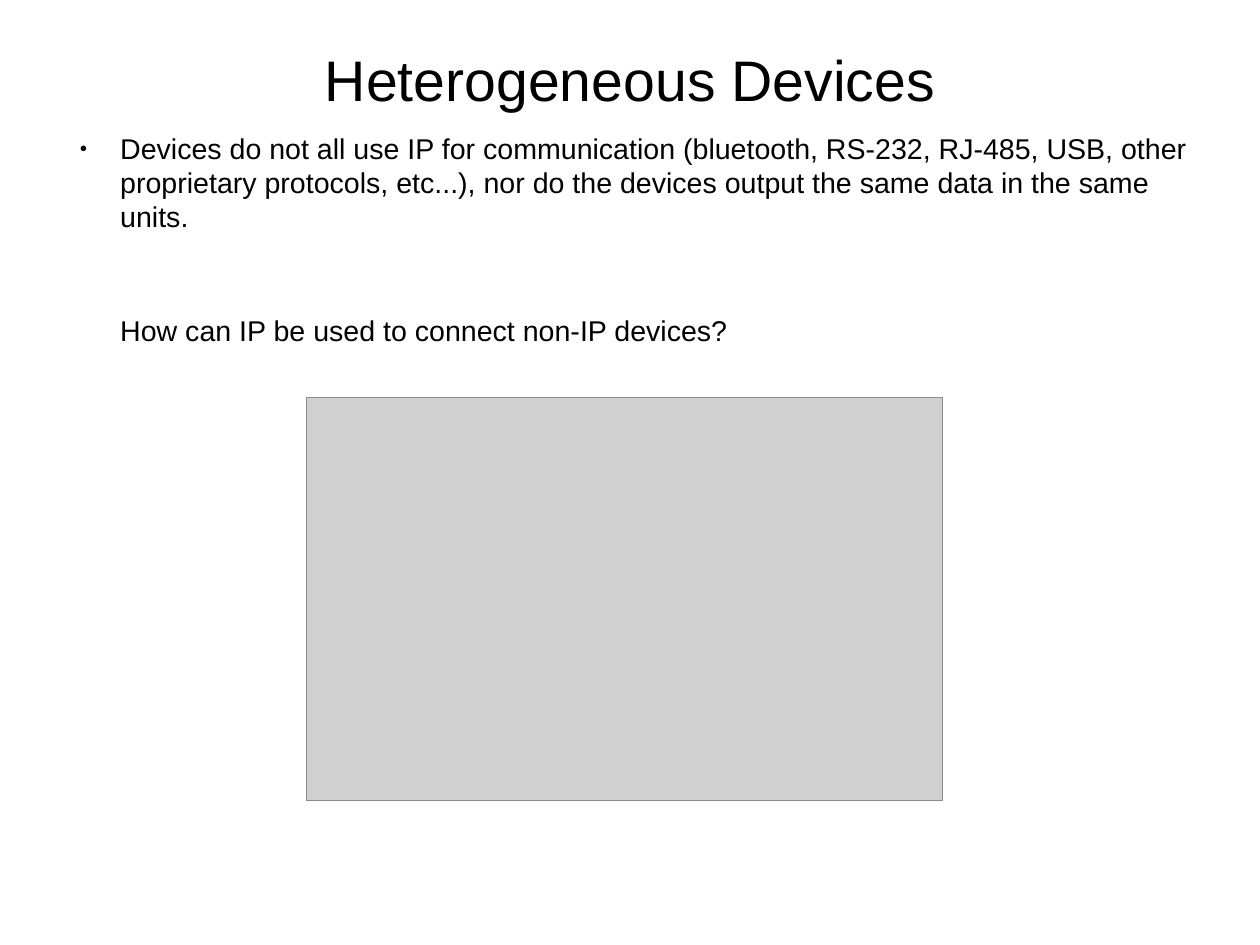
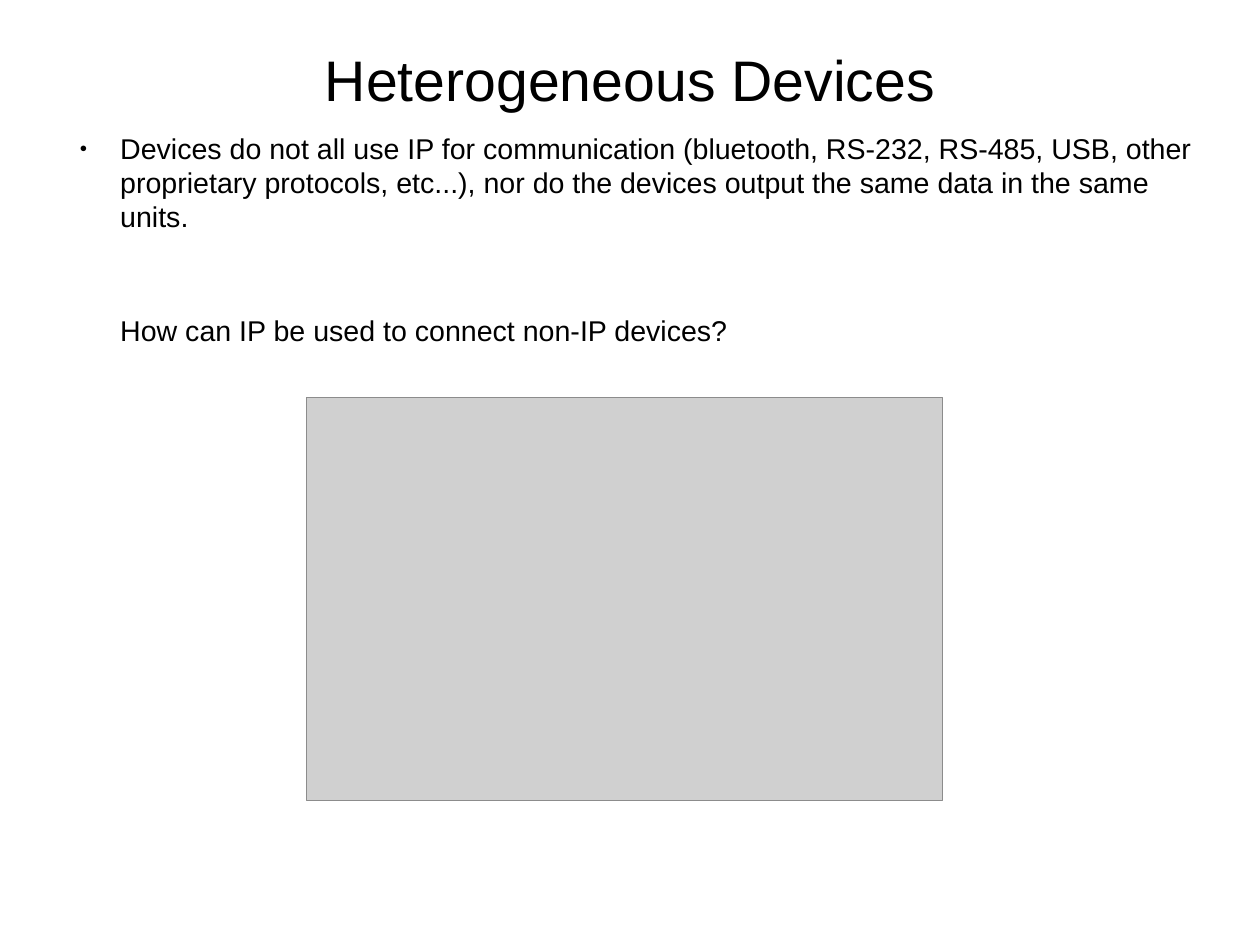
Before and after one commit to ldm5180/hammerhead, a slide deck: slide 3 of doc/bionet-intro-slides/bionet-intro.odp. Drawn at 1260x945 pixels with LibreOffice and Linux fonts; fonts in the diff are those of the drawing; grey boxes stand for pictures. Boxes give left, top, right and bottom in pixels: in the first picture for what was removed or moved away, otherwise in the second. Text is boxed around its words. In the diff, an @@ line names an element or a change of style, - is before the commit and + after.

```diff
--- a/doc/bionet-intro-slides/bionet-intro.odp
+++ b/doc/bionet-intro-slides/bionet-intro.odp
@@ text at bbox=[120, 138, 1191, 228]: text changed @@
-● Devices do not all use IP for communication (bluetooth, RS-232, RJ-485, USB, other proprietary protocols, etc...), nor do the devices output the same data in the same units.
+● Devices do not all use IP for communication (bluetooth, RS-232, RS-485, USB, other proprietary protocols, etc...), nor do the devices output the same data in the same units.
```
Also in this commit, not shown: 4 other slides changed, 1 other file.
